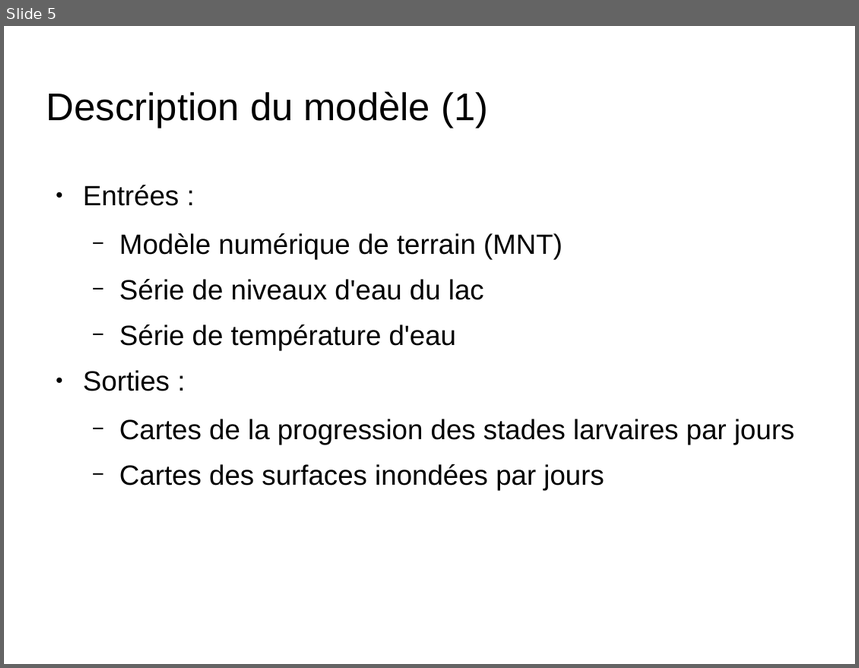
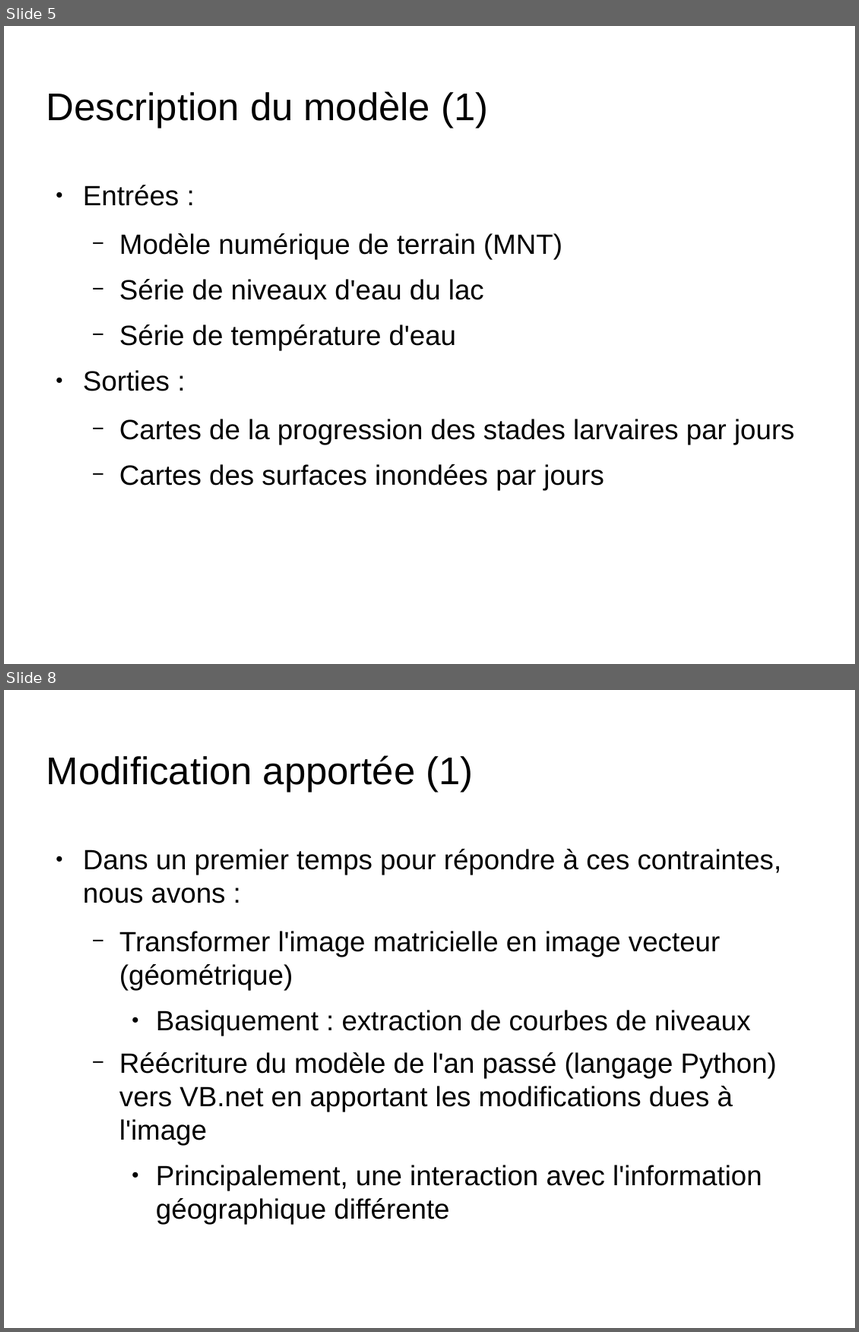
Before and after one commit to nesta7/designProject, a slide deck: presentation_6_juin_Broc.odp. Shown one above the other, each under a label of ours: slide 5 before the commit, slides 5 and 8 after it; the slides between them are not shown. The pictures are 859x668 and 859x1332 pixels, drawn with LibreOffice and Linux fonts; fonts in the diff are those of the drawing; background and template pictures are left out. Boxes give left, top, right and bottom in pixels: in the first picture for what was removed or moved away, otherwise in the second. Text is boxed around its words. In the diff, an @@ line names an element or a change of style, - is before the commit and + after.

```diff
--- a/presentation_6_juin_Broc.odp
+++ b/presentation_6_juin_Broc.odp
@@ slide 8 added at [4, 690, 855, 1328], background picture (left out) @@
@@ title added at [47, 755, 473, 792], 36 pt, text #000000 @@
+Modification apportée (1)
@@ text added at [83, 849, 782, 1224], 26 pt, text #000000 @@
+● Dans un premier temps pour répondre à ces contraintes, nous avons :
+  − Transformer l'image matricielle en image vecteur (géométrique)
+    ● Basiquement : extraction de courbes de niveaux
+  − Réécriture du modèle de l'an passé (langage Python) vers VB.net en apportant les modifications dues à l'image
+    ● Principalement, une interaction avec l'information géographique différente
```
Also in this commit, not shown: 4 slides changed, 2 other slides added, 2 slides removed, 2 other files.
